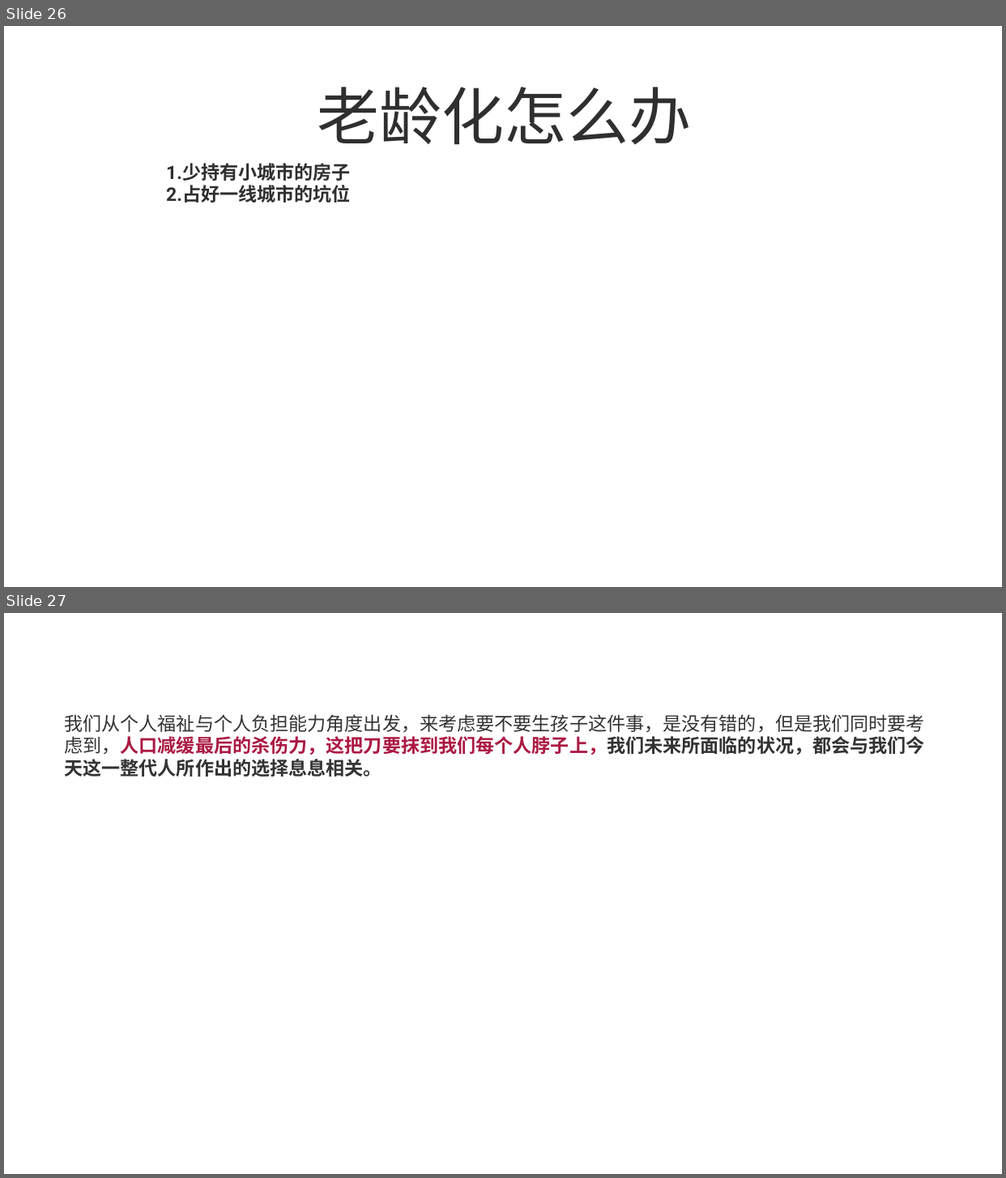
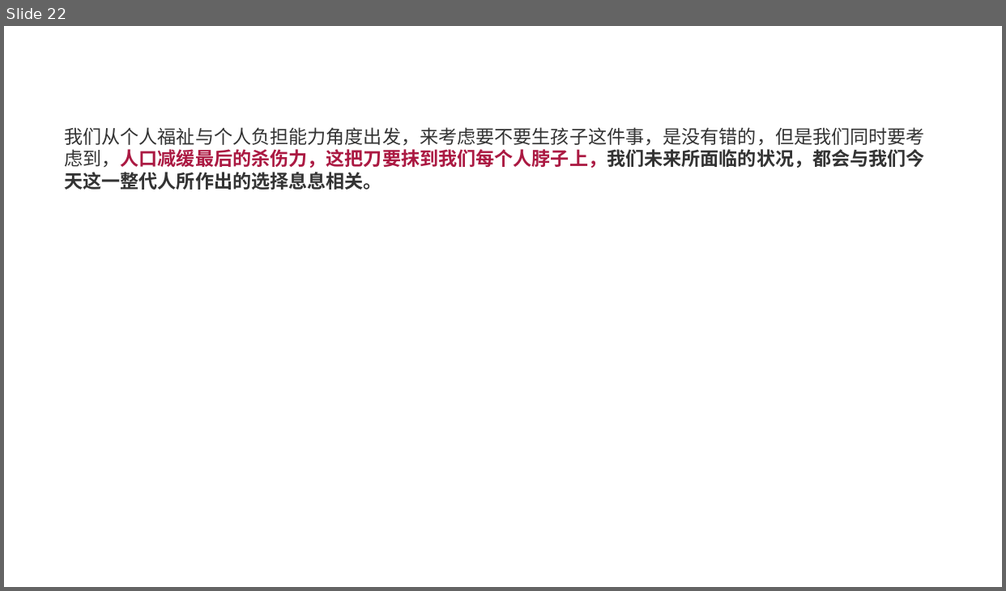
Before and after one commit to FredJiangFei/freetalk, a slide deck: 生娃是国家大事/sw - Copy.pptx. Shown one above the other, each under a label of ours: slides 26 and 27 before the commit, slide 22 after it. The pictures are 1006x1178 and 1006x591 pixels, drawn with LibreOffice and Linux fonts; fonts in the diff are those of the drawing. Boxes give left, top, right and bottom in pixels: in the first picture for what was removed or moved away, otherwise in the second. Text is boxed around its words. In the diff, an @@ line names an element or a change of style, - is before the commit and + after.

```diff
--- a/生娃是国家大事/sw - Copy.pptx
+++ b/生娃是国家大事/sw - Copy.pptx
@@ slide 26 removed at (4,26,1002,587), background #FFFFFF @@
@@ title removed at (317,87,691,144) @@
-老龄化怎么办
@@ text removed at (166,163,351,203) @@
-1.少持有小城市的房子
-2.占好一线城市的坑位
@@ what was slide 27 is now slide 22 @@
```
Also in this commit, not shown: 13 slides changed, 5 slides added, 9 other slides removed, 2 other files.
